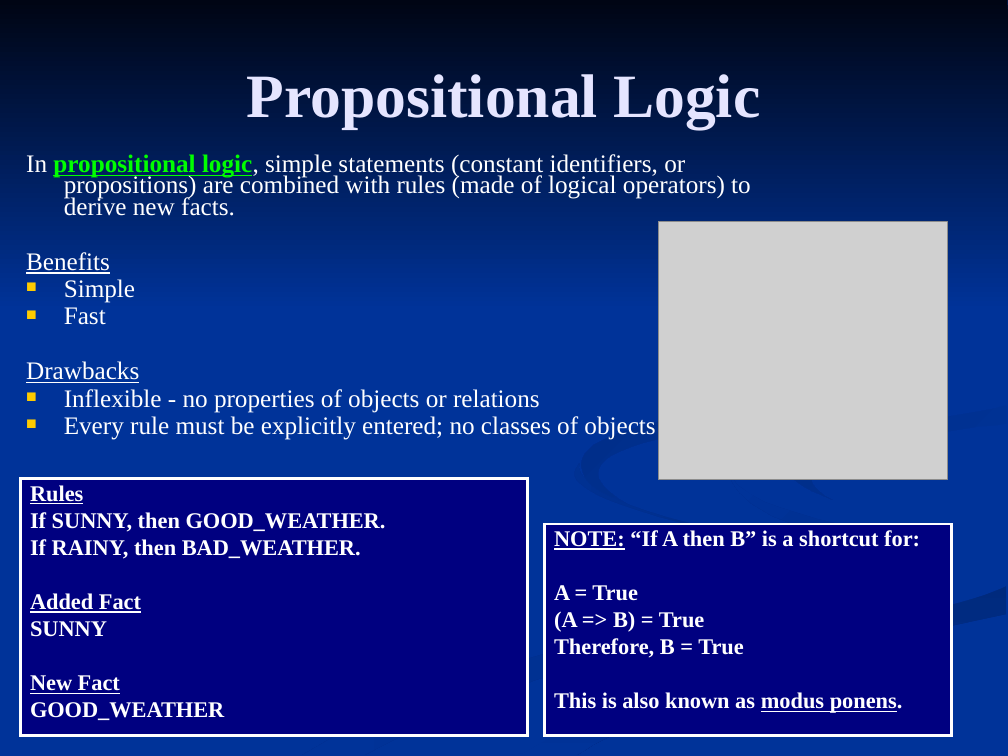
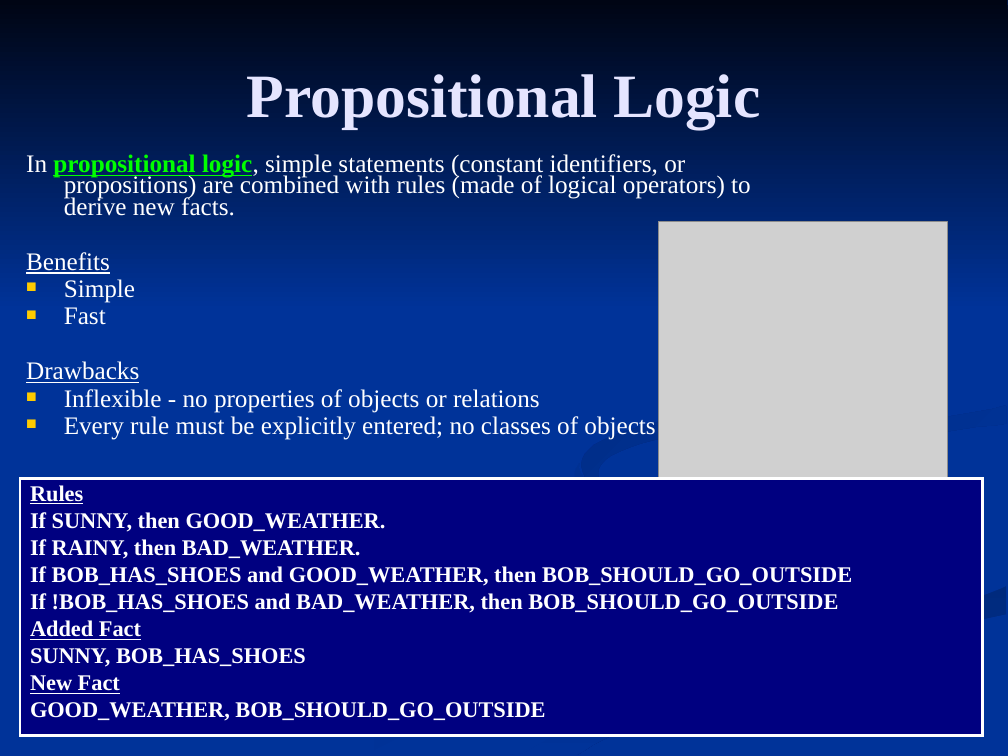
Before and after one commit to FleepyBeepy/Artificial-Intelligence, a slide deck: slide 3 of Lecture Slides/8.1 - Rule-Based Systems.ppt. Drawn at 1008x756 pixels with LibreOffice and Linux fonts; fonts in the diff are those of the drawing; grey boxes stand for pictures. Boxes give left, top, right and bottom in pixels: in the first picture for what was removed or moved away, otherwise in the second. Text is boxed around its words. In the diff, an @@ line names an element or a change of style, - is before the commit and + after.

```diff
--- a/Lecture Slides/8.1 - Rule-Based Systems.ppt
+++ b/Lecture Slides/8.1 - Rule-Based Systems.ppt
@@ freeform shape at (582, 235, 901, 504): fill gradient #003399 to #002B82 to gradient #002B82 to #003399 @@
@@ freeform shape at (787, 405, 1006, 500): fill gradient #003399 to #002D86 to gradient #002D86 to #003399 @@
@@ rectangle "Rules": place and size @@
-rectangle "Rules" at (20, 479, 528, 736)
+rectangle "Rules" at (20, 479, 983, 736)
@@ freeform shape at (302, 463, 806, 755): fill gradient #002E8B to #003399 to gradient #003399 to #002E8B @@
@@ freeform shape at (730, 468, 951, 610): fill gradient #002E8B to #003399 to gradient #003399 to #002E8B @@
@@ rectangle removed at (544, 524, 952, 736) @@
-NOTE: “If A then B” is a shortcut for:
-A = True
-(A => B) = True
-Therefore, B = True
-This is also known as modus ponens.
@@ text in rectangle at (30, 566, 852, 613): paragraphs added @@
+If BOB_HAS_SHOES and GOOD_WEATHER, then BOB_SHOULD_GO_OUTSIDE
+If !BOB_HAS_SHOES and BAD_WEATHER, then BOB_SHOULD_GO_OUTSIDE
@@ text in rectangle at (30, 648, 306, 667): text changed @@
-SUNNY
+SUNNY, BOB_HAS_SHOES
@@ text in rectangle at (30, 702, 545, 721): text changed @@
-GOOD_WEATHER
+GOOD_WEATHER, BOB_SHOULD_GO_OUTSIDE
```
Also in this commit, not shown: 5 other slides changed, 2 slides added, 16 other files.
